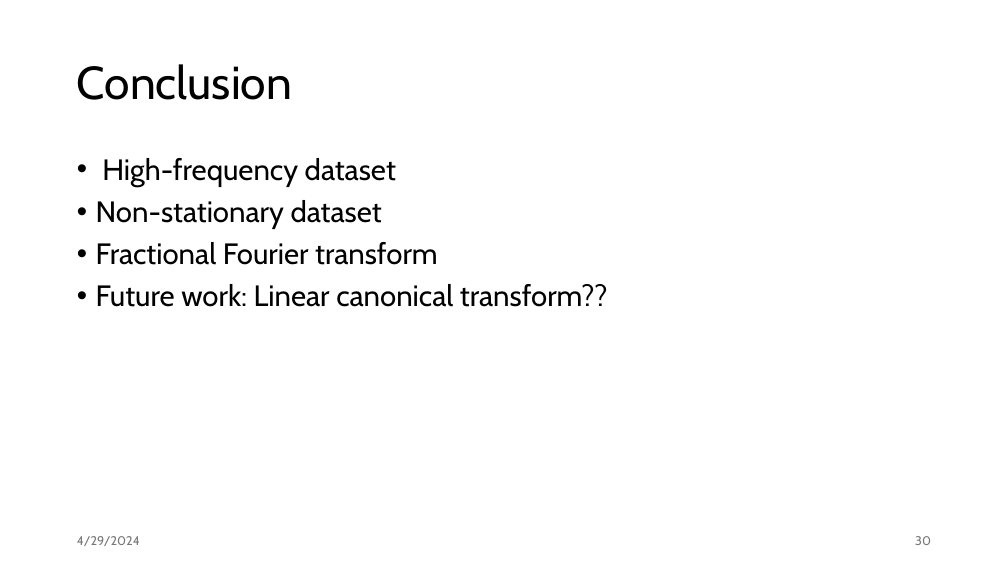
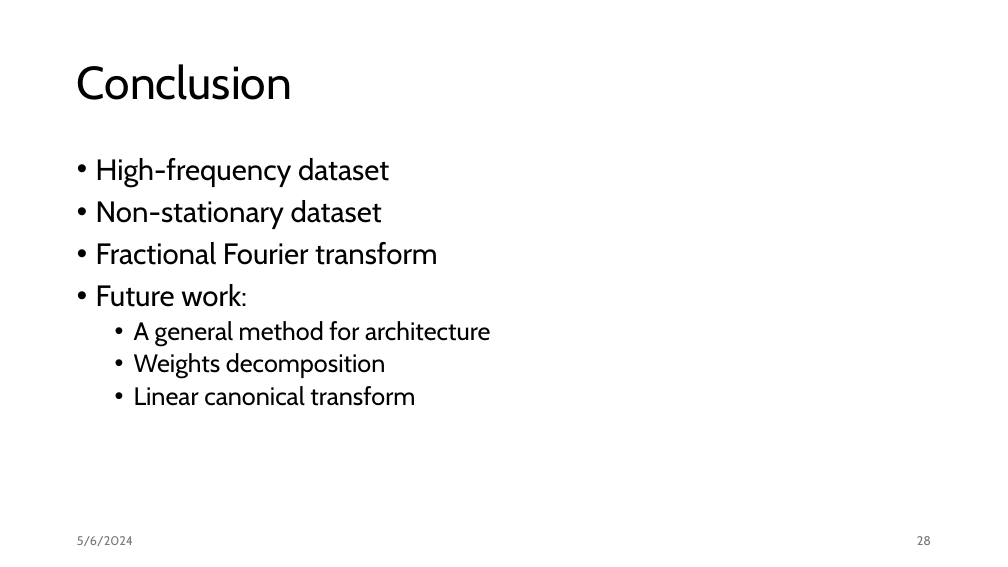
Before and after one commit to suweiyang0106/FRFTNO---Project, a slide deck: slide 28 of Result/Project presentation.pptx (slide 30 before the commit). Drawn at 1008x567 pixels with LibreOffice and Linux fonts; fonts in the diff are those of the drawing. Boxes give left, top, right and bottom in pixels: in the first picture for what was removed or moved away, otherwise in the second. Text is boxed around its words. In the diff, an @@ line names an element or a change of style, - is before the commit and + after.

```diff
--- a/Result/Project presentation.pptx
+++ b/Result/Project presentation.pptx
@@ text at [96,284,490,406]: text changed; size 28 to 24 pt @@
-• Future work: Linear canonical transform??
+• Future work:
+  • A general method for architecture
+  • Weights decomposition
+  • Linear canonical transform
@@ text at [77,536,133,546]: text changed @@
-4/29/2024
+5/6/2024
@@ page number at [917,536,931,545]: text changed @@
-30
+28
```
Also in this commit, not shown: 28 other slides changed, 5 slides removed, 1 other file.
